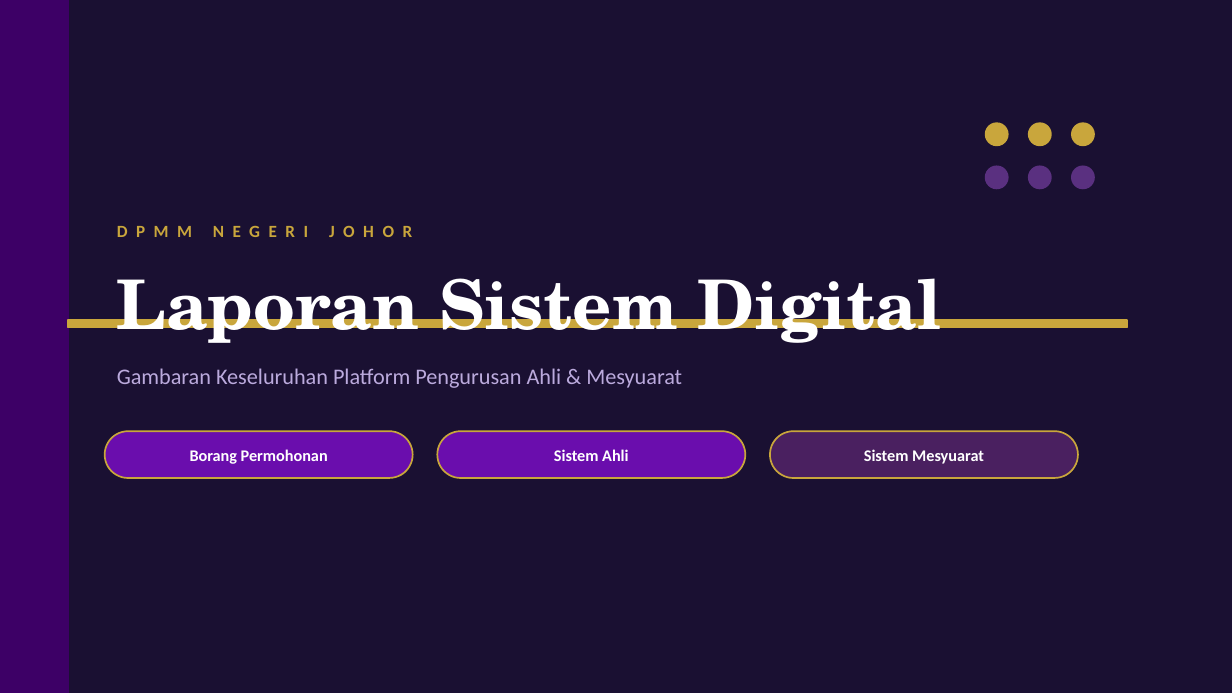
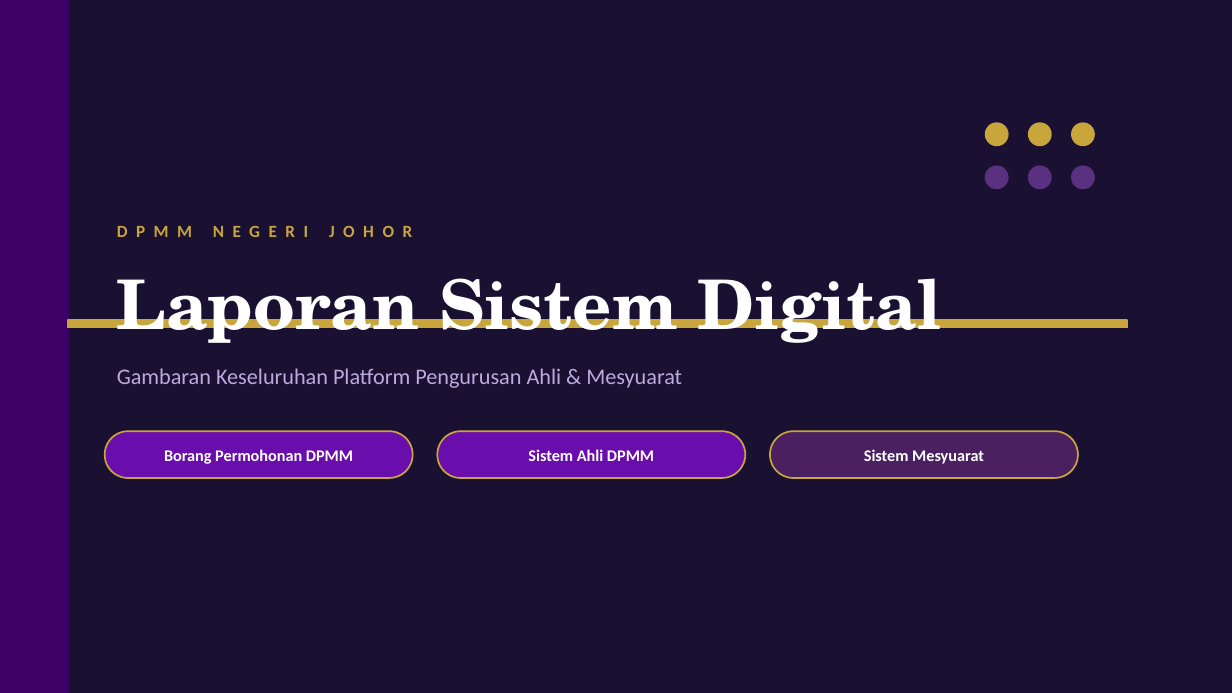
Before and after one commit to DPMMJOHOR/SISTEM-AHLI-DPMM-JOHOR, a slide deck: slide 1 of LAPORAN-SISTEM-DPMM-JOHOR.pptx. Drawn at 1232x693 pixels with LibreOffice and Linux fonts; fonts in the diff are those of the drawing. Boxes give left, top, right and bottom in pixels: in the first picture for what was removed or moved away, otherwise in the second. Text is boxed around its words. In the diff, an @@ line names an element or a change of style, - is before the commit and + after.

Commit message:
docs: rename slides - Borang Permohonan DPMM + Sistem Ahli DPMM

```diff
--- a/LAPORAN-SISTEM-DPMM-JOHOR.pptx
+++ b/LAPORAN-SISTEM-DPMM-JOHOR.pptx
@@ text at [164,449,353,464]: text changed @@
-Borang Permohonan
+Borang Permohonan DPMM
@@ text at [528,449,654,461]: text changed @@
-Sistem Ahli
+Sistem Ahli DPMM
```
Also in this commit, not shown: 2 other slides changed, 1 other file.
